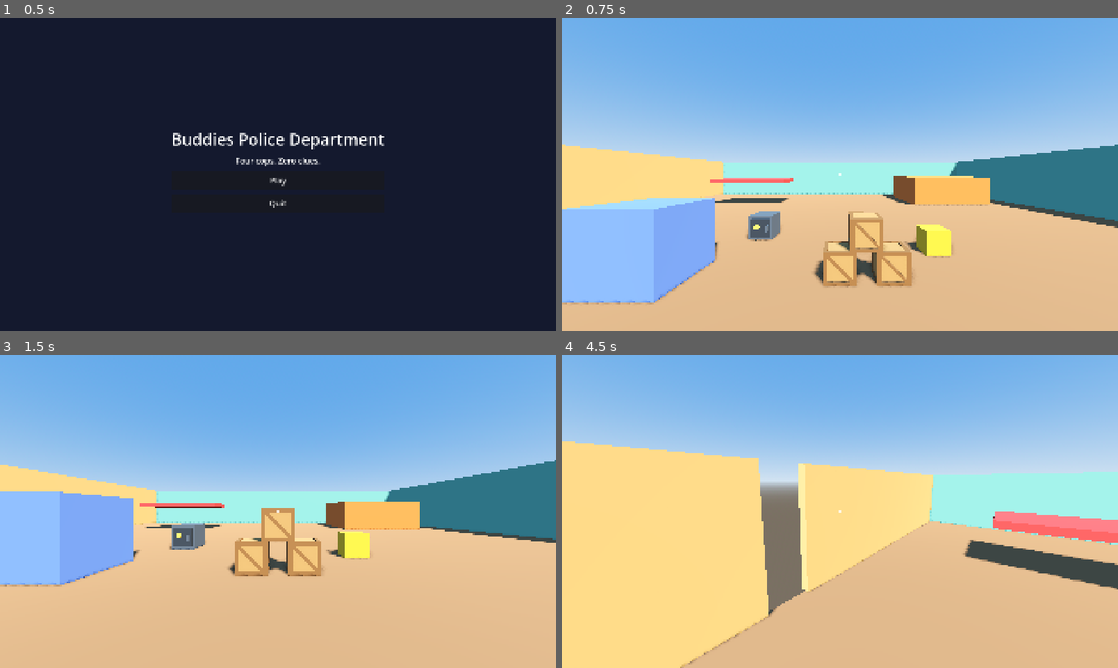
Above: before the commit, frames 1-4 (two rows, left to right).
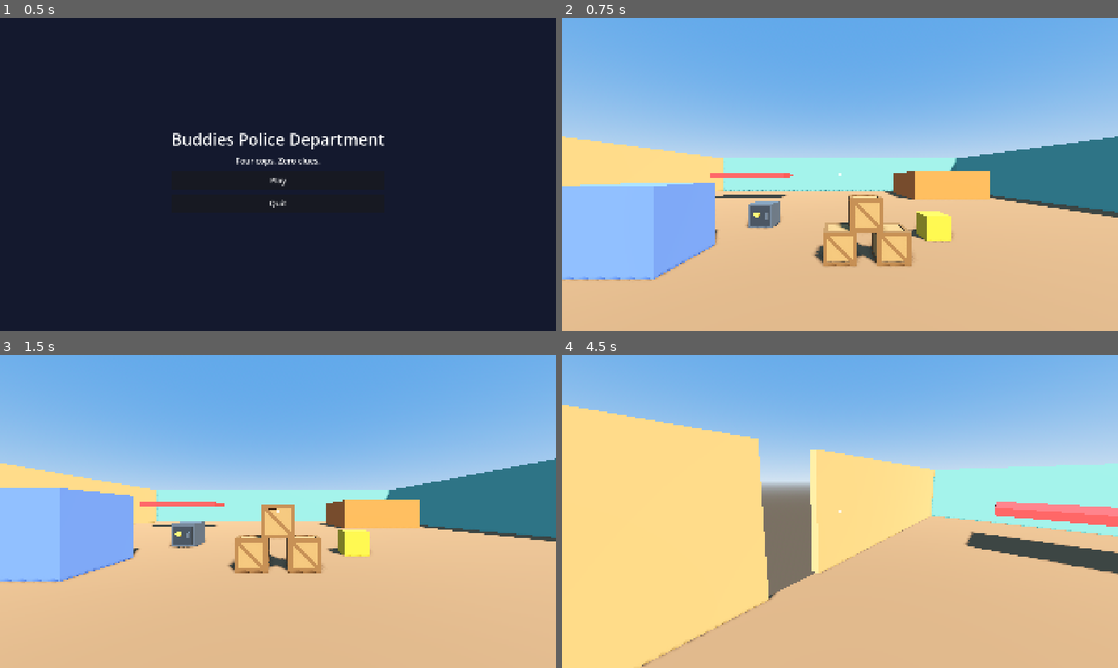
Above: after the commit, the same moments.

Repository: cristiangelini/BPD
Game: Godot game, scene res://scenes/ui/main_menu.tscn
Same seed, same stepped clock (60 frames per second), same inputs: the game is played once before the commit and once after it.
Inputs (mouse positions are in pixels of both pictures, inside the frame that each line leads up to):
- Up to frame 1 (0.5 s): no input
- Up to frame 2 (0.75 s): click "Play" at 0.5 s
- Up to frame 3 (1.5 s): tap Enter at 1.25 s; move the mouse to (400, 495) at 1.27 s; hold D (move_right) from 1.28 s (still down); hold Ctrl (crouch) from 1.28 s (still down); click (400, 495) at 1.42 s
- Up to frame 4 (4.5 s): tap Space (jump) at 1.52, 2.27, 3.77 s; move the mouse to (812, 511) at 2.02 s; release D (move_right) at 2.03 s; release Ctrl (crouch) at 2.03 s; hold W (move_forward) from 2.03 s (still down); tap F (flashlight) at 2.1 s; move the mouse to (851, 505) at 2.77 s; click (851, 505) at 2.85 s; move the mouse to (834, 517) at 3.52 s; tap Mouse wheel down (hold_closer) at 3.6 s; click (834, 517) at 3.67 s; move the mouse to (878, 514) at 4.27 s; hold Mouse wheel up (hold_farther) from 4.28 s (still down)

Frame 1 is identical in both runs. In frame 2, 13% of the frame differs, in the area x 0-100%, y 37-92%; in frame 3, 3.1%; in frame 4, 13%, in the area x 0-100%, y 16-100%.

Commit message:
Fit the cop collision to the pear body
Cop is now 1.55 m tall and 1 m wide with eyes at 1.35 m, and doors are 1.2 m
wide (decision 73, chosen by Cristian).

Co-Authored-By: Claude Opus 5.5 (1M context) <noreply@anthropic.com>
Claude-Session: https://claude.ai/code/session_01UXwRy4nCUmp8Zcg5tBLZhH

Diff:
--- a/scenes/levels/grey_room.tscn
+++ b/scenes/levels/grey_room.tscn
@@ -58,20 +58,20 @@
 roughness = 0.9
 
 [sub_resource type="BoxShape3D" id="S9"]
-size = Vector3(0.2, 2.7, 9.55)
+size = Vector3(0.2, 2.7, 9.4)
 
 [sub_resource type="BoxMesh" id="M9"]
-size = Vector3(0.2, 2.7, 9.55)
+size = Vector3(0.2, 2.7, 9.4)
 
 [sub_resource type="StandardMaterial3D" id="C9"]
 albedo_color = Color(0.95, 0.72, 0.42, 1)
 roughness = 0.9
 
 [sub_resource type="BoxShape3D" id="S12"]
-size = Vector3(0.2, 2.7, 9.55)
+size = Vector3(0.2, 2.7, 9.4)
 
 [sub_resource type="BoxMesh" id="M12"]
-size = Vector3(0.2, 2.7, 9.55)
+size = Vector3(0.2, 2.7, 9.4)
 
 [sub_resource type="StandardMaterial3D" id="C12"]
 albedo_color = Color(0.95, 0.72, 0.42, 1)
@@ -172,7 +172,7 @@
 surface_material_override/0 = SubResource("C6")
 
 [node name="WallWestA" type="StaticBody3D" parent="Geometry"]
-transform = Transform3D(1, 0, 0, 0, 1, 0, 0, 0, 1, -10, 1.35, -5.225)
+transform = Transform3D(1, 0, 0, 0, 1, 0, 0, 0, 1, -10, 1.35, -5.3)
 
 [node name="Shape" type="CollisionShape3D" parent="Geometry/WallWestA"]
 shape = SubResource("S9")
@@ -182,7 +182,7 @@
 surface_material_override/0 = SubResource("C9")
 
 [node name="WallWestB" type="StaticBody3D" parent="Geometry"]
-transform = Transform3D(1, 0, 0, 0, 1, 0, 0, 0, 1, -10, 1.35, 5.225)
+transform = Transform3D(1, 0, 0, 0, 1, 0, 0, 0, 1, -10, 1.35, 5.3)
 
 [node name="Shape" type="CollisionShape3D" parent="Geometry/WallWestB"]
 shape = SubResource("S12")
--- a/scenes/player/cop.tscn
+++ b/scenes/player/cop.tscn
@@ -5,8 +5,8 @@
 [ext_resource type="PackedScene" path="res://assets/models/cop_0.glb" id="3"]
 
 [sub_resource type="CapsuleShape3D" id="Capsule"]
-radius = 0.35
-height = 1.8
+radius = 0.5
+height = 1.55
 
 [node name="Cop" type="CharacterBody3D"]
 collision_layer = 2
@@ -14,14 +14,14 @@
 script = ExtResource("1")
 
 [node name="Shape" type="CollisionShape3D" parent="."]
-transform = Transform3D(1, 0, 0, 0, 1, 0, 0, 0, 1, 0, 0.9, 0)
+transform = Transform3D(1, 0, 0, 0, 1, 0, 0, 0, 1, 0, 0.775, 0)
 shape = SubResource("Capsule")
 
 [node name="Model" parent="." instance=ExtResource("3")]
 transform = Transform3D(-1, 0, 0, 0, 1, 0, 0, 0, -1, 0, 0, 0)
 
 [node name="Head" type="Node3D" parent="."]
-transform = Transform3D(1, 0, 0, 0, 1, 0, 0, 0, 1, 0, 1.65, 0)
+transform = Transform3D(1, 0, 0, 0, 1, 0, 0, 0, 1, 0, 1.35, 0)
 
 [node name="Camera" type="Camera3D" parent="Head"]
 fov = 80.0
--- a/scripts/core/game_scale.gd
+++ b/scripts/core/game_scale.gd
@@ -5,9 +5,9 @@
 ## Don't change them without a decision from Cristian. 1 unit = 1 meter.
 
 # Cop body
-const COP_HEIGHT := 1.8
-const COP_RADIUS := 0.35
-const EYE_HEIGHT := 1.65
+const COP_HEIGHT := 1.55
+const COP_RADIUS := 0.5
+const EYE_HEIGHT := 1.35
 const CROUCH_HEIGHT := 1.1
 
 # Movement (m/s)
--- a/tests/unit/test_game_scale.gd
+++ b/tests/unit/test_game_scale.gd
@@ -4,8 +4,8 @@
 
 
 func test_cop_body() -> void:
-	assert_eq(GameScale.COP_HEIGHT, 1.8)
-	assert_eq(GameScale.EYE_HEIGHT, 1.65)
+	assert_eq(GameScale.COP_HEIGHT, 1.55)
+	assert_eq(GameScale.EYE_HEIGHT, 1.35)
 	assert_eq(GameScale.CROUCH_HEIGHT, 1.1)
 
 
Not shown, changed: docs/diseno/decisiones.md
Not shown, changed: docs/diseno/escala.md
